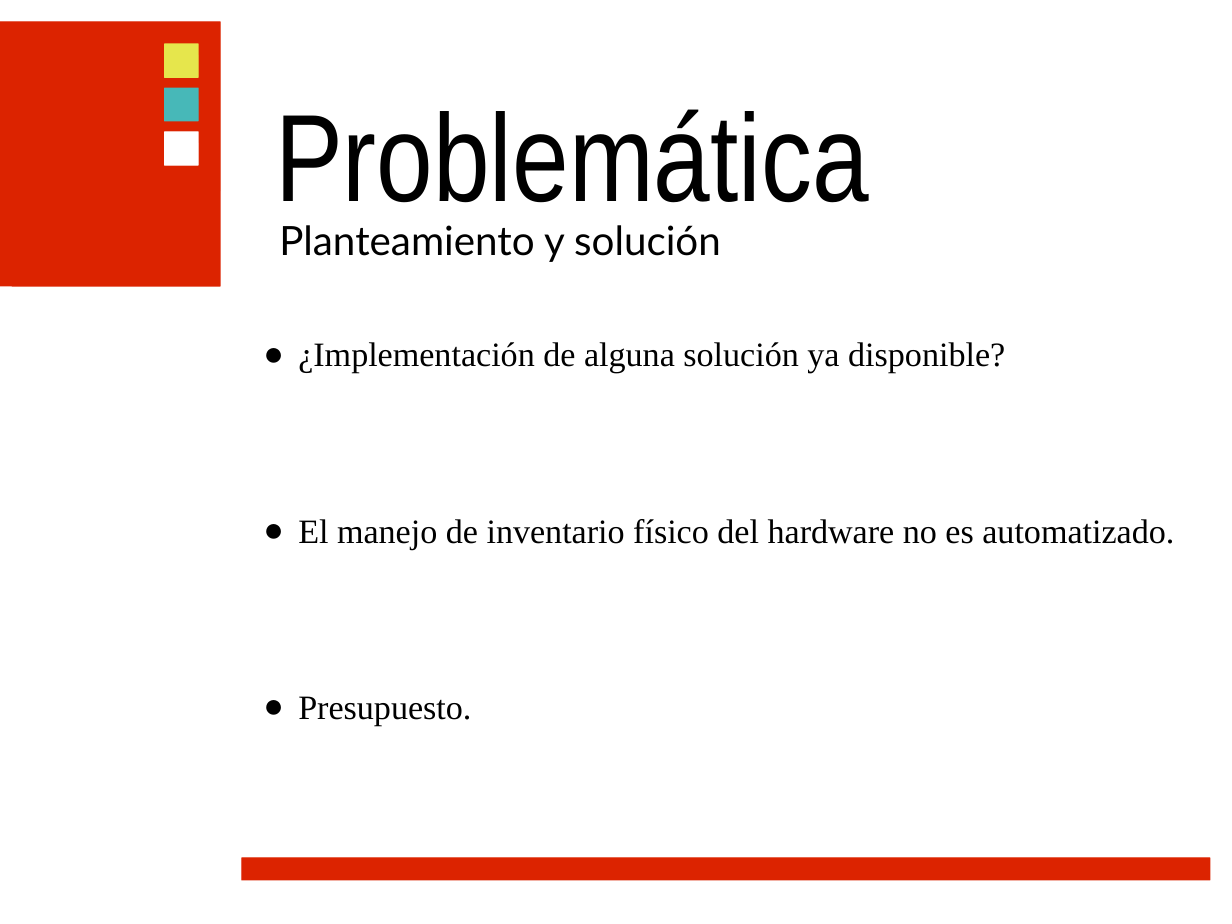
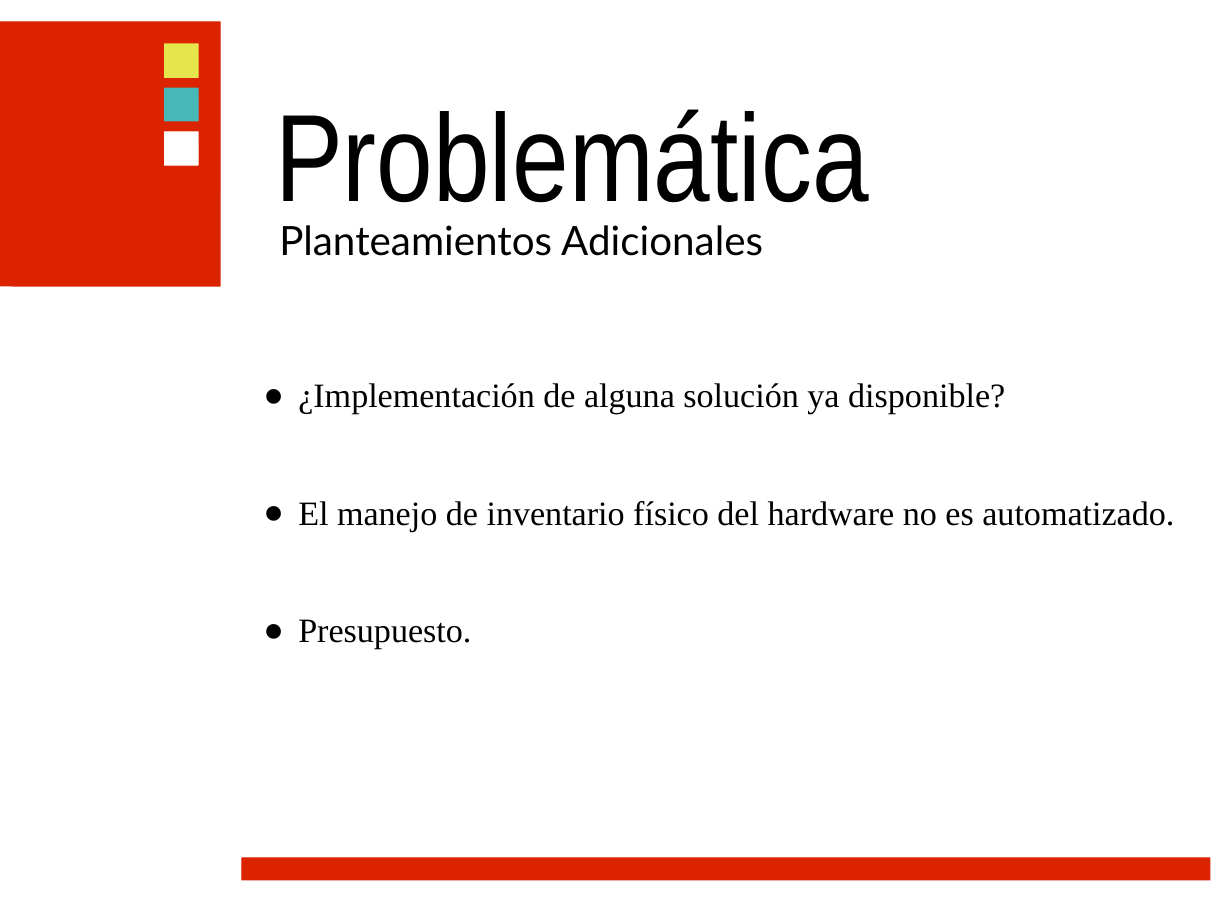
Before and after one commit to ramayac/jhard, a slide deck: slide 8 of presentaciones/primera defensa/jhard.ppt (slide 9 before the commit). Drawn at 1232x924 pixels with LibreOffice and Linux fonts; fonts in the diff are those of the drawing; background and template pictures are left out. Boxes give left, top, right and bottom in pixels: in the first picture for what was removed or moved away, otherwise in the second. Text is boxed around its words. In the diff, an @@ line names an element or a change of style, - is before the commit and + after.

```diff
--- a/presentaciones/primera defensa/jhard.ppt
+++ b/presentaciones/primera defensa/jhard.ppt
@@ text removed at box(279, 225, 721, 262) @@
-Planteamiento y solución
@@ text added at box(279, 225, 763, 256), 26 pt, text #000000 @@
+Planteamientos Adicionales
@@ text "¿Implementación de alguna solución ya ..." rewrapped from box(298, 342, 1174, 726) to box(298, 383, 1174, 649) @@
```
Also in this commit, not shown: 4 other slides changed, 2 slides added, 2 slides removed.
